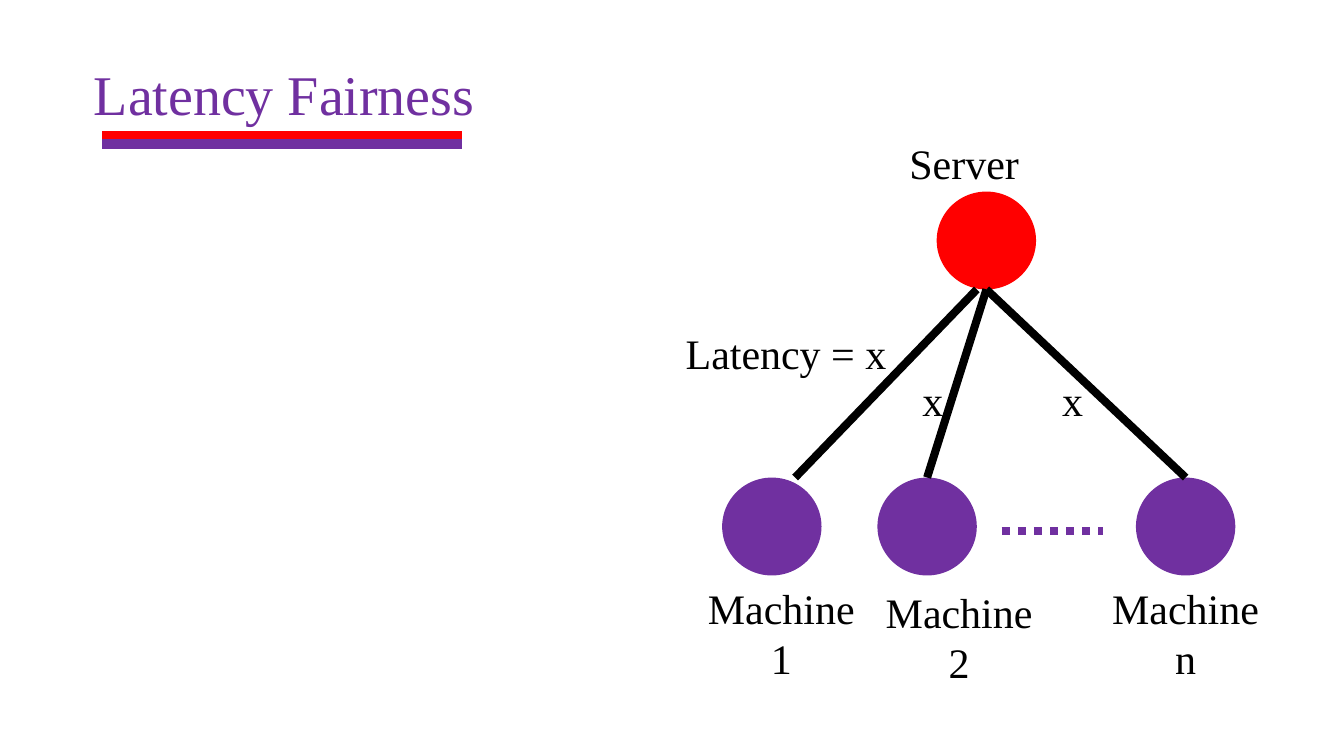
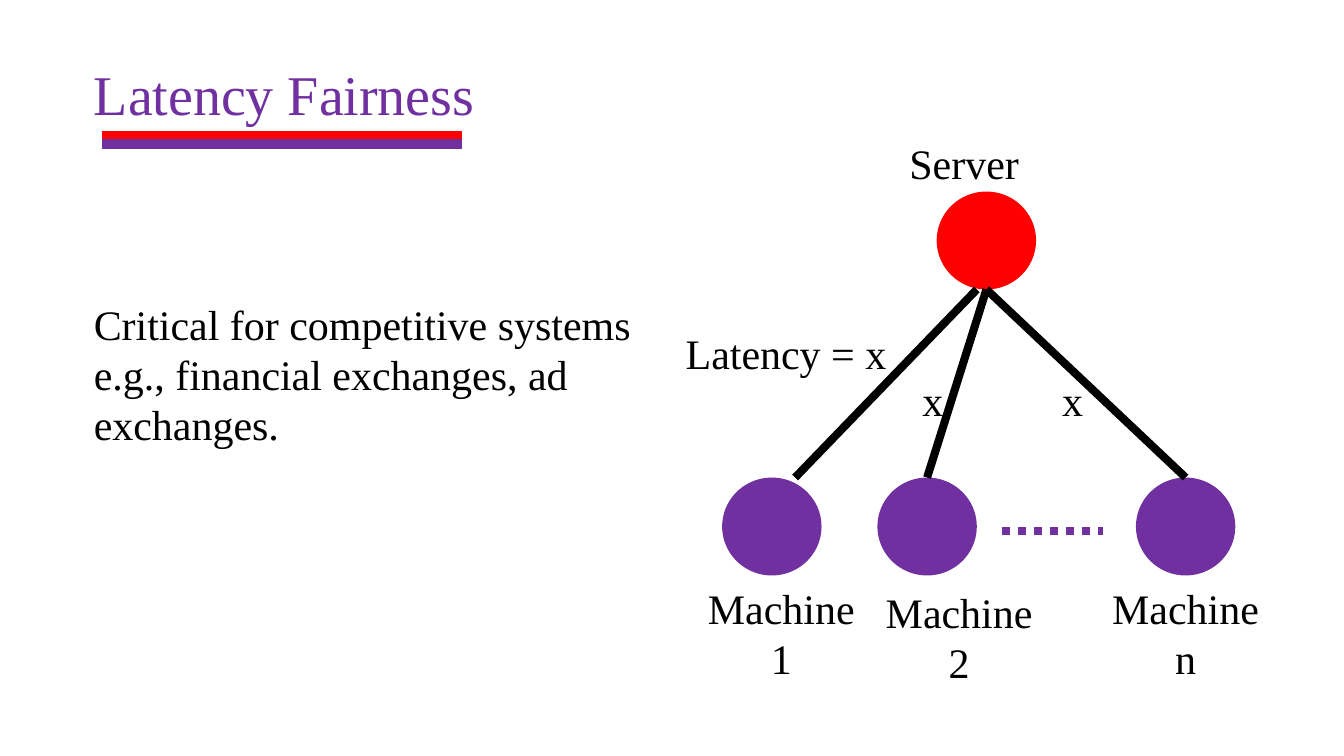
Before and after one commit to HaseebLUMS/Onyx-Presentation, a slide deck: slide 8 of thesis-latency-fairness.pptx. Drawn at 1344x756 pixels with LibreOffice and Linux fonts; fonts in the diff are those of the drawing. Boxes give left, top, right and bottom in pixels: in the first picture for what was removed or moved away, otherwise in the second. Text is boxed around its words. In the diff, an @@ line names an element or a change of style, - is before the commit and + after.

Commit message:
update presentation

```diff
--- a/thesis-latency-fairness.pptx
+++ b/thesis-latency-fairness.pptx
@@ text added at box(94, 310, 631, 448), 30 pt, text #000000 @@
+Critical for competitive systems
+e.g., financial exchanges, ad exchanges.
```
